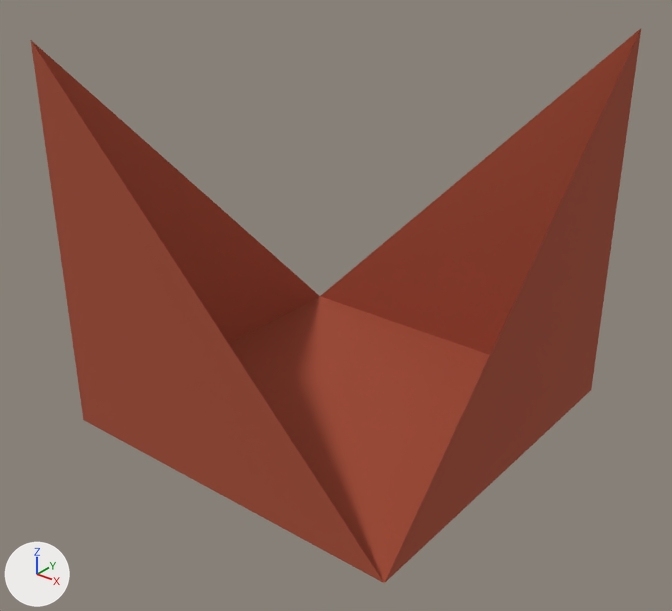
The glTF model models/seperated_blocks/r1c2_body_brown.gltf: old version first, new version second.
Both versions are drawn from a camera (50 mm lens) standing at (2.72, -3.473, 1.745) and looking at (0.06, -0.148, -0.316). Lighting does not change. The marker at lower left points along +X, +Y and +Z. Objects named as collision shapes, trigger or cutter boxes, shadow casters or lower levels of detail are left out. Vertices at the same position are counted once.

Before the edit, the objects in view are built like this:
```python
me_cube_273 = bpy.data.meshes.new('Cube.273')
me_cube_273.from_pydata(...)  # 11 vertices, 8 faces; spans x -1.0..1.0, y -1.0..1.0, z -1.0..1.0
me_cube_273.materials.append(mat_material_002)  # picture img_minitown_tx
# before: 1 (-1.0, -1.0, 1.0) at pixel (30, 39), 3 (1.0, -1.0, -1.0) at pixel (384, 583), 5 (1.0, 1.0, 1.0) at pixel (641, 27), 7 (1.0, 1.0, 1.0) at pixel (641, 27), 8 (-1.0, 1.0, -1.0) at pixel (319, 296)
# before: 10 (-1.0, -1.0, 1.0) at pixel (30, 39)
ob_r1c2_body_brown = bpy.data.objects.new('r1c2_body_brown', me_cube_273)
ob_r1c2_body_brown.location = (0.0, 0.0, 0.0)
```
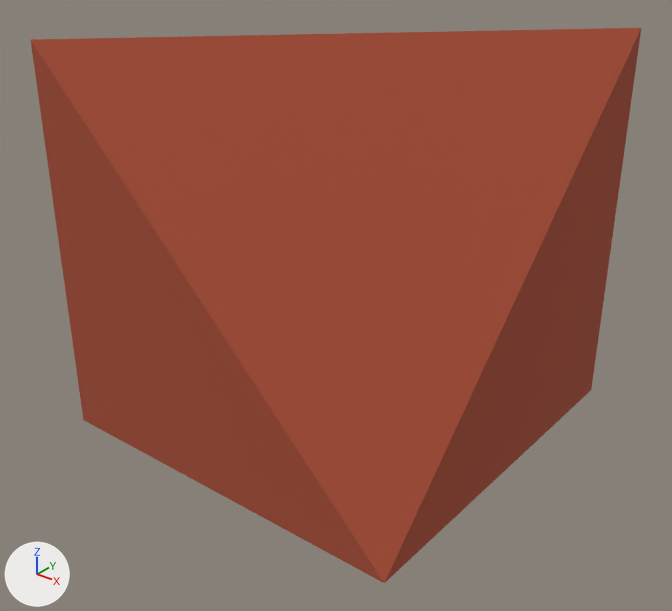
Pixel boxes [x1, y1, x2, y2] of what changed, in the pictures (672 x 611 px):
'r1c2_body_brown', reshaped: before [31, 29, 641, 583]; after [31, 28, 641, 583]
part 1 of me_cube_273, added (red): after [31, 28, 641, 583]

What the commit changed:
me_cube_273 is used by ob_r1c2_body_brown; location (0.0, 0.0, 0.0).
Verts and faces of me_cube_273; kept vertices keep their numbers, new ones are numbered from 11.
me_cube_273 had 11 vertices, 8 faces and spanned x -1.0..1.0, y -1.0..1.0, z -1.0..1.0.
me_cube_273 now has 12 vertices, 12 faces and spans x -1.0..1.0, y -1.0..1.0, z -1.0..1.0.
Part 1, on me_cube_273:
New vertex 11 is at (0.0, 0.0, 1.0), pixel (345, 33).
New faces: (1, 5, 11), (1, 3, 5), (7, 10, 11), (7, 8, 10).
